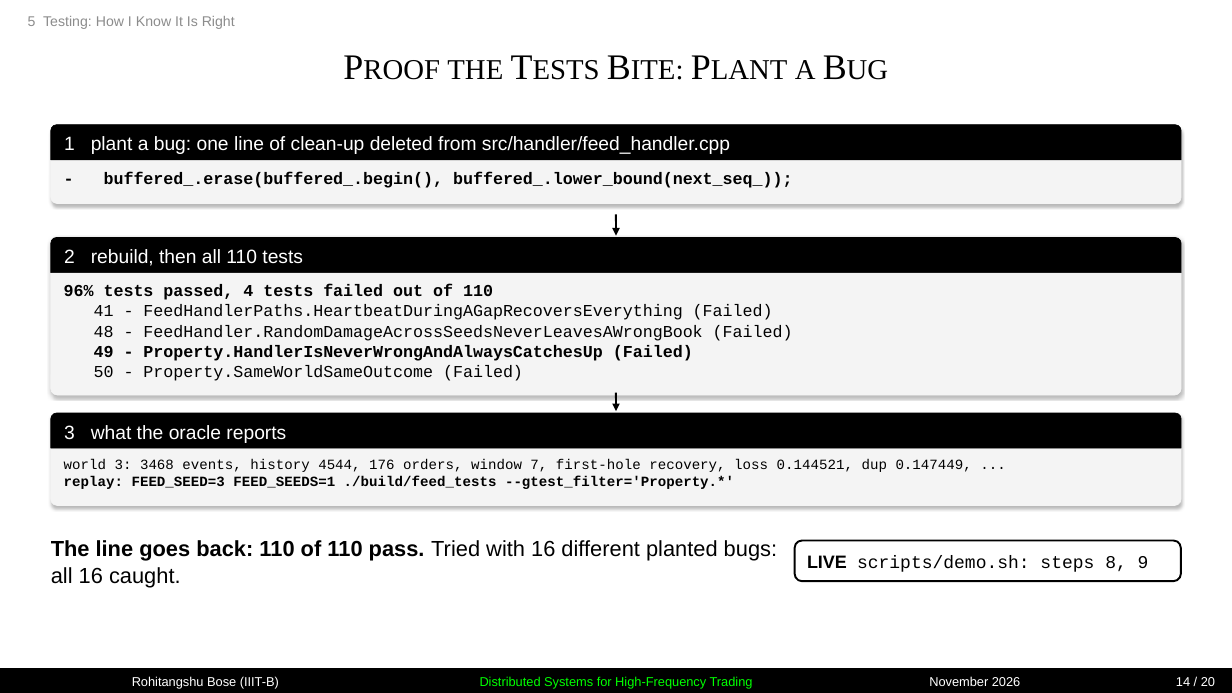
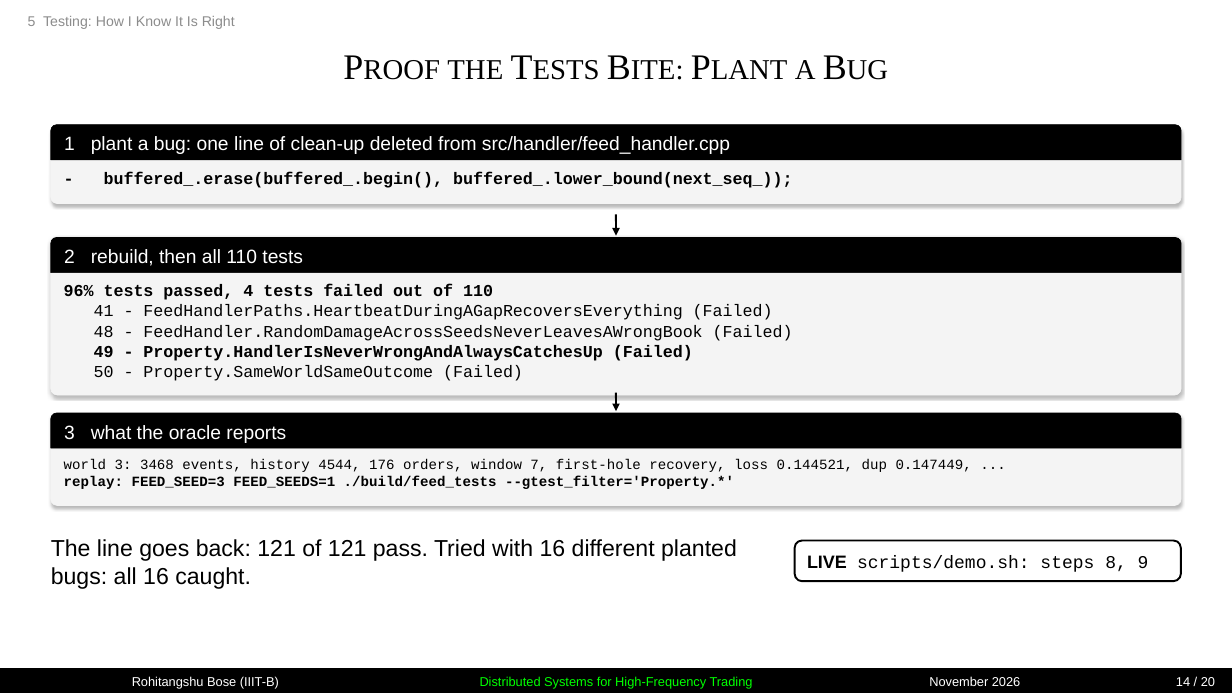
Before and after one commit to Rohitangshu2026/market-data-feed-handler, a slide deck: slide 14 of docs/feed-handler-deck.pptx. Drawn at 1232x693 pixels with LibreOffice and Linux fonts; fonts in the diff are those of the drawing. Boxes give left, top, right and bottom in pixels: in the first picture for what was removed or moved away, otherwise in the second. Text is boxed around its words. In the diff, an @@ line names an element or a change of style, - is before the commit and + after.

```diff
--- a/docs/feed-handler-deck.pptx
+++ b/docs/feed-handler-deck.pptx
@@ text at (x1=51, y1=539, x2=737, y2=589): text changed; size 17 to 18 pt @@
-The line goes back: 110 of 110 pass. Tried with 16 different planted bugs: all 16 caught.
+The line goes back: 121 of 121 pass. Tried with 16 different planted bugs: all 16 caught.
```
Also in this commit, not shown: 9 other slides changed, 1 other file.
